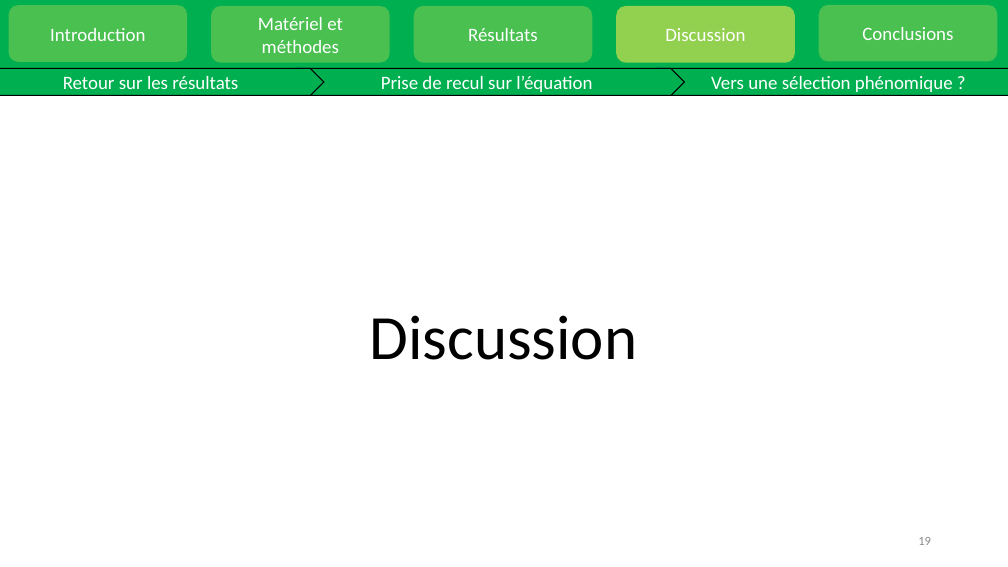
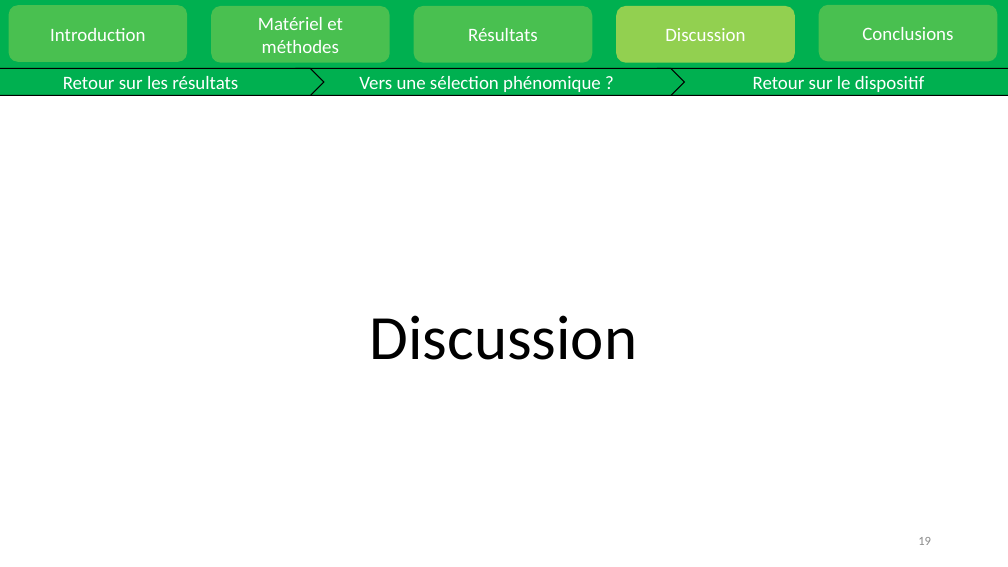
Before and after one commit to martinEcarnot/Stage_CBienvenu_2023, a slide deck: slide 19 of présentation-v1.pptx. Drawn at 1008x567 pixels with LibreOffice and Linux fonts; fonts in the diff are those of the drawing. Boxes give left, top, right and bottom in pixels: in the first picture for what was removed or moved away, otherwise in the second. Text is boxed around its words. In the diff, an @@ line names an element or a change of style, - is before the commit and + after.

```diff
--- a/présentation-v1.pptx
+++ b/présentation-v1.pptx
@@ text in pentagon arrow at [359,76,601,92]: text changed @@
-Prise de recul sur l’équation
+Vers une sélection phénomique ?
@@ text in pentagon arrow at [753,76,925,92]: text changed @@
-Vers une sélection phénomique ?
+Retour sur le dispositif
```
Also in this commit, not shown: 8 other slides changed, 1 slide added, 2 other files.
